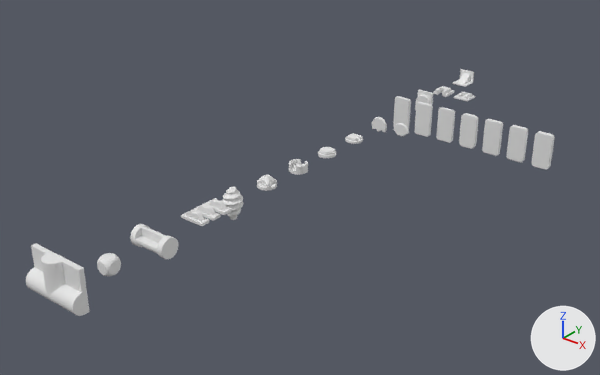
One commit to the Blender file MyModelChallenge.blend: the scene before it, then after it.
Both versions are drawn from a 50 mm lens placed at (49.4, -31.4, 35.8), pointed at (1.6, 28.3, -1.3). Arrows for +X, +Y and +Z are at lower right; the lights stay in place.

The first picture shows 'Cylinder.001', 'Day01', 'Day02_1', 'Day02_2', 'Day03_1', 'Day04_1', 'Day04_2', 'Day04_3', 'Day04_4', 'Day04_5', 'Day04_6', 'Day04_7', 'Day05_1', 'Day05_2', 'Day07_1', 'Day08_1', 'Day11_1', 'Day12_1'.
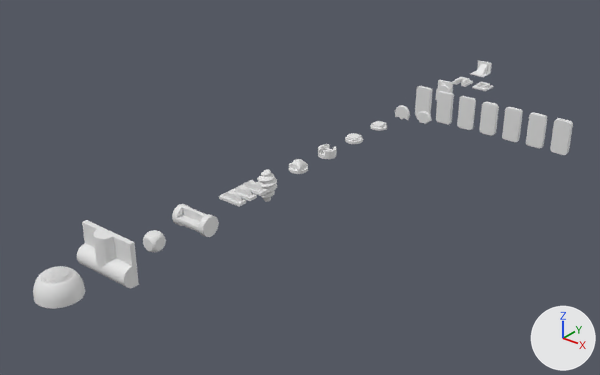
ob_day10_1 is not drawn itself; it is the parent of ob_cylinder.
ob_sphere is not drawn itself; it is used by a modifier of ob_day15_1.

Location of each change, [x1, y1, x2, y2] in pixels of the pictures (600 x 375 px):
'Cylinder.001', moved
    before: [26, 243, 90, 316]
    after: [77, 220, 139, 288]
'Day12_1', moved
    before: [130, 224, 179, 259]
    after: [172, 204, 219, 237]
'Day11_1', moved
    before: [181, 198, 232, 226]
    after: [219, 180, 267, 207]
'Outer Layer', added
    after: [33, 266, 85, 309]
'Day04_1', moved
    before: [531, 131, 555, 170]
    after: [550, 118, 573, 155]
'Day04_2', moved
    before: [506, 125, 528, 162]
    after: [526, 112, 547, 149]
'Day04_3', moved
    before: [482, 119, 503, 156]
    after: [502, 107, 523, 142]
'Day04_4', moved
    before: [459, 113, 478, 149]
    after: [480, 102, 499, 136]
'Day04_5', moved
    before: [436, 107, 455, 143]
    after: [457, 96, 476, 130]
'Day04_6', moved
    before: [414, 102, 433, 137]
    after: [436, 91, 454, 125]
'Day04_7', moved
    before: [393, 96, 411, 130]
    after: [415, 86, 432, 116]
'Cylinder', moved
    before: [222, 187, 244, 220]
    after: [257, 169, 277, 202]
'Day08_1', moved
    before: [289, 159, 308, 175]
    after: [318, 144, 337, 159]
'Day01', moved
    before: [452, 69, 474, 87]
    after: [470, 60, 492, 77]
'Day15_1', added
    after: [40, 266, 73, 284]
'Day03_1', moved
    before: [415, 90, 433, 111]
    after: [435, 80, 453, 100]
'Day05_2', moved
    before: [372, 117, 387, 133]
    after: [395, 105, 410, 120]
'Day07_1', moved
    before: [318, 147, 336, 158]
    after: [345, 133, 363, 144]
'Day05_1', moved
    before: [393, 123, 409, 137]
    after: [416, 111, 432, 124]
'Day02_2', moved
    before: [433, 86, 454, 97]
    after: [453, 77, 473, 87]
'Day02_1', moved
    before: [454, 91, 475, 101]
    after: [472, 82, 493, 91]

Edits to the bpy script that builds the scene:
```text
Add me_sphere:
    me_sphere.from_pydata(...)  # a UV sphere (16 segments, 16 rings, poles along z) spanning x -2.0..2.0, y -2.0..2.0, z -2.0..2.0
    me_sphere.polygons.foreach_set('use_smooth', [True] * 256)
Add me_plane_009:
    me_plane_009.from_pydata(...)  # 7700 vertices, 6400 faces; spans x -2.91..2.91, y -2.84..2.84, z 47.5
    me_plane_009.polygons.foreach_set('use_smooth', [True] * 6400)
Add me_sphere_001:
    me_sphere_001.from_pydata(...)  # 289 vertices, 289 faces; spans x -2.02..2.02, y -2.02..2.02, z -0.38..1.41
    me_sphere_001.polygons.foreach_set('use_smooth', [True] * 289)
Change ob_day01:
    ob_day01.location: (0.0, 65.0, 0.0) -> (0.0, 70.0, 0.0)
Change ob_day02_1:
    ob_day02_1.location: (3.0, 60.0, 0.0) -> (3.0, 65.0, 0.0)
Change ob_day02_2:
    ob_day02_2.location: (0.0, 60.0, 0.0) -> (0.0, 65.0, 0.0)
Change ob_day03_1:
    ob_day03_1.location: (0.07, 55.0, 0.0) -> (0.07, 60.0, 0.0)
Change ob_day04_1:
    ob_day04_1.location: (18.0, 50.0, 0.0) -> (18.0, 55.0, 0.0)
Change ob_day04_7:
    ob_day04_7.location: (0.0, 50.0, 0.0) -> (0.0, 55.0, 0.0)
Change ob_day04_2:
    ob_day04_2.location: (15.0, 50.0, 0.0) -> (15.0, 55.0, 0.0)
Change ob_day04_3:
    ob_day04_3.location: (12.0, 50.0, 0.0) -> (12.0, 55.0, 0.0)
Change ob_day04_4:
    ob_day04_4.location: (9.0, 50.0, 0.0) -> (9.0, 55.0, 0.0)
Change ob_day04_5:
    ob_day04_5.location: (6.0, 50.0, 0.0) -> (6.0, 55.0, 0.0)
Change ob_day04_6:
    ob_day04_6.location: (3.0, 50.0, 0.0) -> (3.0, 55.0, 0.0)
Change ob_day05_1:
    ob_day05_1.location: (3.0, 45.0, 0.0) -> (3.0, 50.0, 0.0)
Change ob_day05_2:
    ob_day05_2.location: (0.0, 45.0, 0.0) -> (0.0, 50.0, 0.0)
Change ob_day07_1:
    ob_day07_1.location: (0.0, 35.0, 0.0) -> (0.0, 40.0, 0.0)
Change ob_day08_1:
    ob_day08_1.location: (0.0, 30.0, 0.0) -> (0.0, 35.0, 0.0)
Change ob_day10_1:
    ob_day10_1.location: (0.0, 20.0, 0.0) -> (0.0, 25.0, 0.0)
Change ob_day11_1:
    ob_day11_1.location: (0.0, 15.0, 0.0) -> (0.0, 20.0, 0.0)
Change ob_day12_1:
    ob_day12_1.location: (0.0, 10.0, 0.0) -> (0.0, 15.0, 0.0)
Change ob_cylinder_001:
    ob_cylinder_001.location: (0.0, 0.0, 0.0) -> (0.0, 5.0, 0.0)
Add ob_outer_layer:
    ob_outer_layer = bpy.data.objects.new('Outer Layer', me_sphere_001)
    ob_outer_layer.parent = ob_day15_1
    ob_outer_layer.matrix_parent_inverse = Matrix(((2.205, 0.0, 0.0, 0.0), (0.0, 2.205, 0.0, 0.0), (0.0, 0.0, 2.205, 0.0), (0.0, 0.0, 0.0, 1.0)))
    ob_outer_layer.location = (0.0, 0.0, 0.0)
    _m = ob_outer_layer.modifiers.new('Subdivision', 'SUBSURF')
    _m.levels = 2
Add ob_day15_1:
    ob_day15_1 = bpy.data.objects.new('Day15_1', me_plane_009)
    ob_day15_1.location = (0.0, 0.0, 0.0)
    ob_day15_1.scale = (0.454, 0.454, 0.454)
    _m = ob_day15_1.modifiers.new('Shrinkwrap', 'SHRINKWRAP')
    _m.wrap_method = 'PROJECT'
    _m.target = ob_sphere
    _m.use_negative_direction = True
    _m = ob_day15_1.modifiers.new('Subdivision', 'SUBSURF')
    _m.levels = 2
    _m = ob_day15_1.modifiers.new('Solidify', 'SOLIDIFY')
    _m.thickness = 0.15
Add ob_sphere:
    ob_sphere = bpy.data.objects.new('Sphere', me_sphere)
    ob_sphere.parent = ob_day15_1
    ob_sphere.matrix_parent_inverse = Matrix(((2.109, 0.0, 0.0, 0.0), (0.0, 2.109, 0.0, 0.0), (0.0, 0.0, 2.109, 0.0), (0.0, 0.0, 0.0, 1.0)))
    ob_sphere.location = (0.0, 0.0, 0.0)
    _m = ob_sphere.modifiers.new('Subdivision', 'SUBSURF')
    _m.levels = 2
    ob_sphere.hide_set(True)
```
